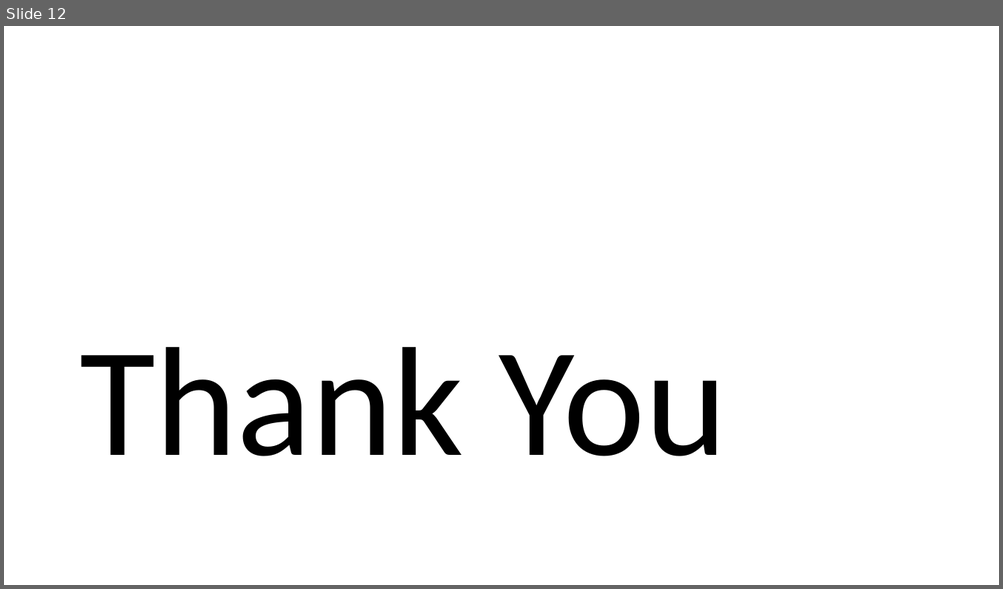
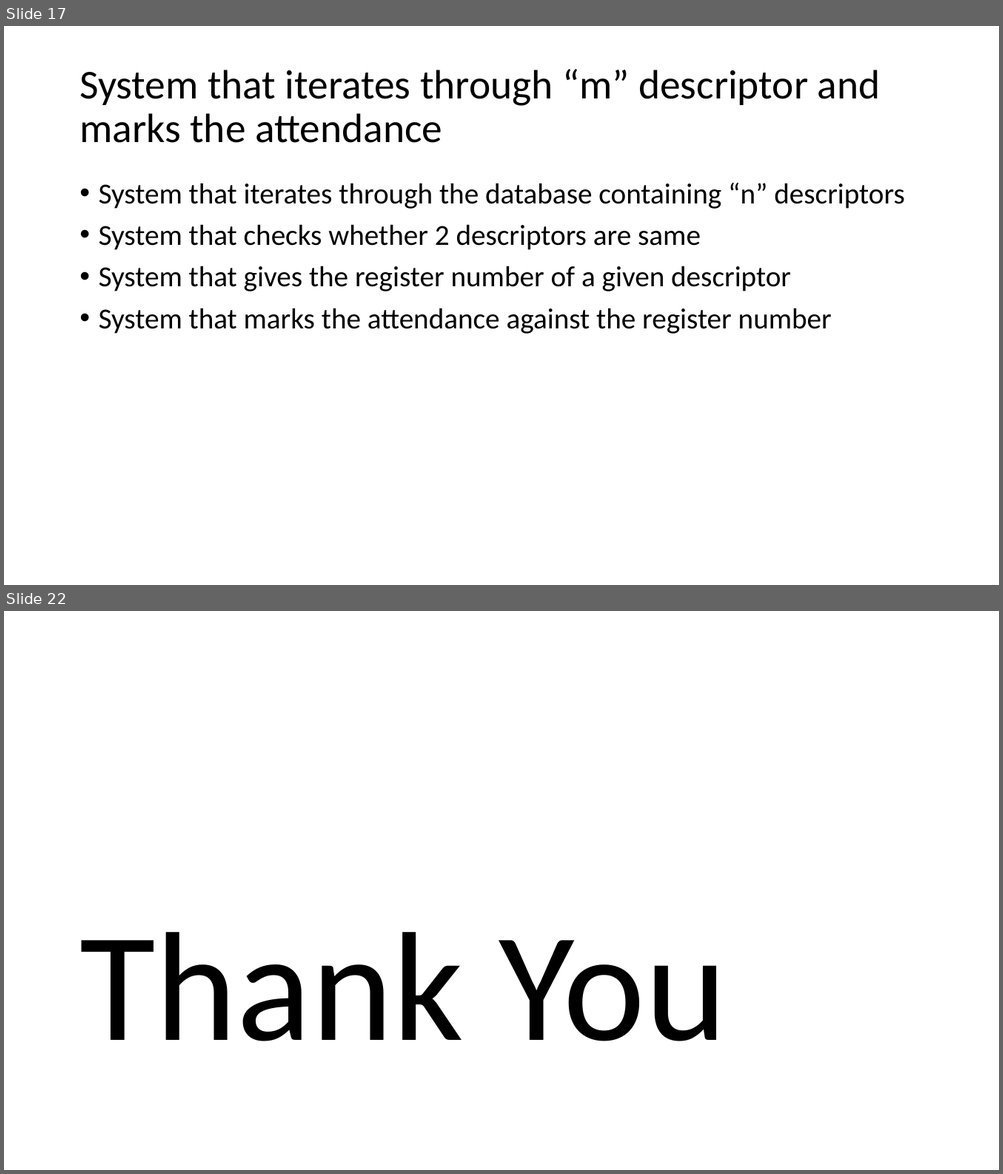
Before and after one commit to Chandru-crypted/Attendance_system_using_facial_recognition, a slide deck: DOCS/PPT's/Problem statement.pptx. Shown one above the other, each under a label of ours: slide 12 before the commit, slides 17 and 22 after it; the slides between them are not shown. The pictures are 1003x589 and 1003x1174 pixels, drawn with LibreOffice and Linux fonts; fonts in the diff are those of the drawing. Boxes give left, top, right and bottom in pixels: in the first picture for what was removed or moved away, otherwise in the second. Text is boxed around its words. In the diff, an @@ line names an element or a change of style, - is before the commit and + after.

```diff
--- a/DOCS/PPT's/Problem statement.pptx
+++ b/DOCS/PPT's/Problem statement.pptx
@@ slide 17 added at [4,26,999,585], background #FFFFFF @@
@@ title added at [79,69,880,143], 39.6 pt, text #000000 @@
+System that iterates through “m” descriptor and marks the attendance
@@ text added at [99,183,905,334], 28 pt, text #000000 @@
+• System that iterates through the database containing “n” descriptors
+• System that checks whether 2 descriptors are same
+• System that gives the register number of a given descriptor
+• System that marks the attendance against the register number
@@ what was slide 12 is now slide 22 @@
```
Also in this commit, not shown: 9 other slides added.
